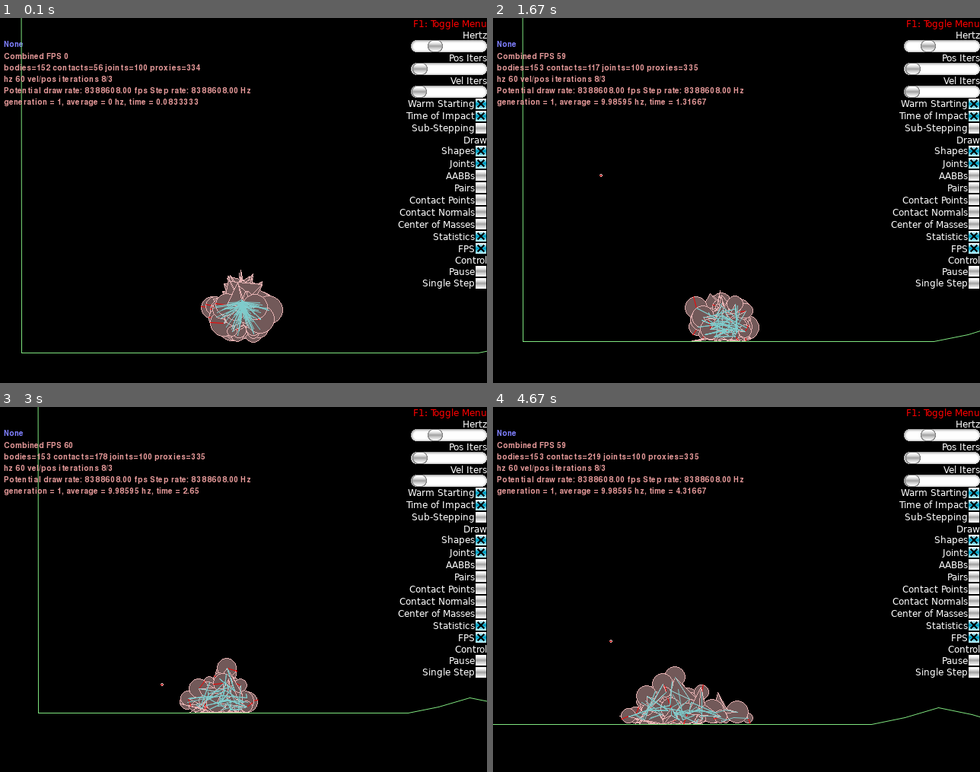
Above: before the commit, frames 1-4 (two rows, left to right).
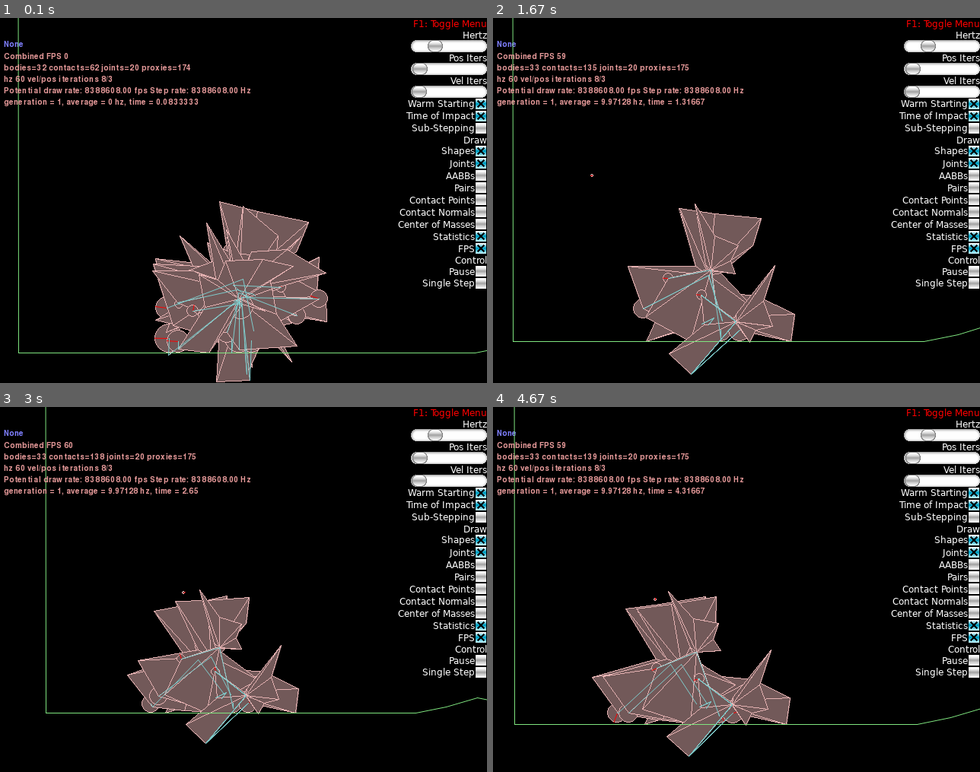
Above: after the commit, the same moments.

Repository: Arton1/BestCarAlgorithm
Game: pygame game, started from solution/car_algorithm.py
Two runs of this game, one before a commit and one after it. Both use one fixed random seed, a clock stepped at 60 frames per second and the inputs below.
Inputs (mouse positions are in pixels of both pictures, inside the frame that each line leads up to):
- Up to frame 1 (0.1 s): no input
- Up to frame 2 (1.67 s): tap C at 0.33 s; click "None" at 0.72 s; hold Right 1-1.47 s; tap Space at 1.07, 1.37, 1.62 s; tap X at 1.15 s; hold Up from 1.55 s (still down)
- Up to frame 3 (3 s): release Up at 1.85 s; click (243, 611) at 1.93 s; hold Right 2.22-2.68 s; tap Space at 2.28, 2.58, 2.78 s; tap X at 2.37 s; hold Left from 2.72 s (still down)
- Up to frame 4 (4.67 s): tap Space at 3.08, 3.35, 3.68, 3.98, 4.12, 4.52 s; release Left at 3.25 s; hold Down 3.28-3.58 s; tap Z at 3.43, 4.6 s; hold Left 3.62-4.02 s; tap X at 3.77 s; hold Up 4.05-4.42 s; hold Right from 4.45 s (still down)

The runs differ from the first frame. In frame 1, 11% of the frame differs, in the area x 3-100%, y 0-100%; in frame 2, 8.1%; in frame 3, 7.6%; in frame 4, 8.2%.

Commit message:
Fix vertices

Diff:
--- a/average.txt
+++ b/average.txt
@@ -0,0 +1,4 @@
+11.451
+9.61243
+9.97234
+9.77757
--- a/solution/evolutional_algorithm/genotype.py
+++ b/solution/evolutional_algorithm/genotype.py
@@ -6,7 +6,7 @@
     _MUTATIONS_CHANCE = 1/5  # percentage of individuals that get changed
     _MUTATION_POINTS_AMOUNT = 1
     _AMOUNT_OF_CROSSOVER_POINTS = 1/2
-    AMOUNT_OF_VERTICES = 4
+    AMOUNT_OF_VERTICES = 12
 
     def create_new():
         intervals = [0]
@@ -14,7 +14,7 @@
             intervals.append(intervals[-1] + 360 / Genotype.AMOUNT_OF_VERTICES)
         vectors = []
         for i in range(0, Genotype.AMOUNT_OF_VERTICES):
-            vectors.append((uniform(intervals[i], intervals[i + 1]) * 3.14 / 180, uniform(0.1, 4)))
+            vectors.append((uniform(intervals[i], intervals[i + 1]) * 3.14 / 180, uniform(0.1, Genotype.AMOUNT_OF_VERTICES)))
         wheel_vertices = []
         wheel_vertices.append(randint(Genotype.AMOUNT_OF_VERTICES/2, Genotype.AMOUNT_OF_VERTICES-1))
         while(True):
@@ -28,10 +28,10 @@
                 wheel_vertices.append(random_vertex)
                 break
         wheel_properties = []
-        wheel_properties.append((uniform(0.5, 2), uniform(0.5, 2)))
-        wheel_properties.append((uniform(10, 40), uniform(10, 40)))
-        wheel_properties.append((uniform(0, 1), uniform(0, 1)))
-        wheel_properties.append((uniform(200, 200), uniform(200, 200)))
+        wheel_properties.append((uniform(0.5, 2), uniform(0.5, 2))) # radius
+        wheel_properties.append((uniform(10, 40), uniform(10, 40))) # speed
+        wheel_properties.append((uniform(0, 1), uniform(0, 1))) # friction
+        wheel_properties.append((uniform(200, 200), uniform(200, 200))) # engine torque
         individual = Genotype(vectors, wheel_vertices, wheel_properties)
         return individual
 
@@ -98,7 +98,7 @@
             indexes = sample(range(amount_of_genes), self._MUTATION_POINTS_AMOUNT)
             for index in indexes:
                 if index < len(self._vectors):
-                    self._vectors[index] = (uniform(2*pi/self.AMOUNT_OF_VERTICES*(index), 2*pi/self.AMOUNT_OF_VERTICES*(index+1)), uniform(0.1, 4))
+                    self._vectors[index] = (uniform(2*pi/self.AMOUNT_OF_VERTICES*(index), 2*pi/self.AMOUNT_OF_VERTICES*(index+1)), uniform(0.1, self.AMOUNT_OF_VERTICES))
                 elif index < len(self._vectors) + len(self._wheel_vertices):
                     index -= len(self._vectors)
                     while(True):
--- a/solution/evolutional_algorithm/population.py
+++ b/solution/evolutional_algorithm/population.py
@@ -4,7 +4,7 @@
 
 
 class Population:
-    _AMOUNT_OF_CANDIDATES = 50
+    _AMOUNT_OF_CANDIDATES = 10
     _AMOUNT_OF_CHILDREN = _AMOUNT_OF_CANDIDATES
     _TOURNAMENT_SIZE = 2
 
--- a/solution/models/car.py
+++ b/solution/models/car.py
@@ -13,7 +13,6 @@
 
 
 def create_car(world, genotype, offset):
-    vertices = 4
     x_offset, y_offset = offset
     points = []
     wheels = []
@@ -24,8 +23,8 @@
 
     y_offset += max(wheel_radius[0], wheel_radius[1])
     chassis = world.CreateDynamicBody(position=(x_offset, y_offset), userData="car_chassis")
-    for index in range(vertices):
-        chassis.CreatePolygonFixture(vertices=[(0, 0), points[index % vertices], points[(index + 1) % vertices]], groupIndex=-1,
+    for index in range(Genotype.AMOUNT_OF_VERTICES):
+        chassis.CreatePolygonFixture(vertices=[(0, 0), points[index % Genotype.AMOUNT_OF_VERTICES], points[(index + 1) % Genotype.AMOUNT_OF_VERTICES]], groupIndex=-1,
                                      density=50,
                                     )
 
